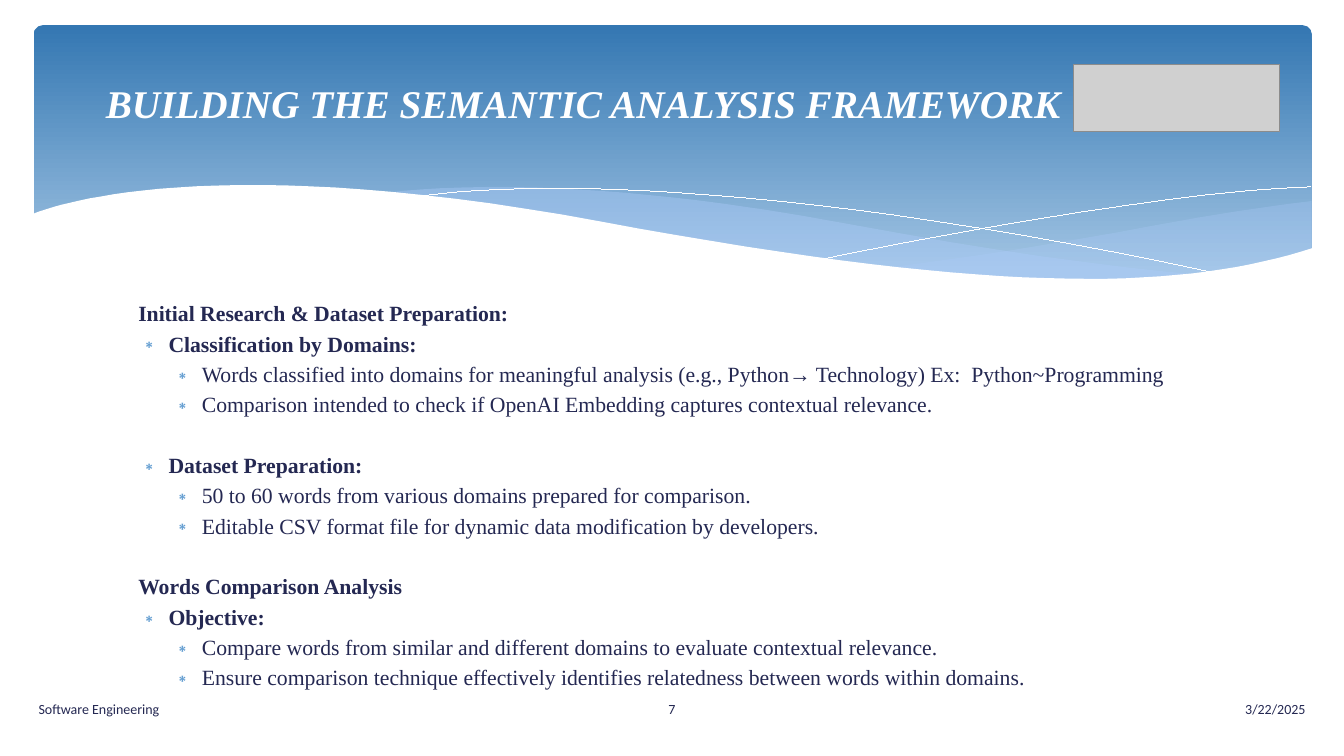
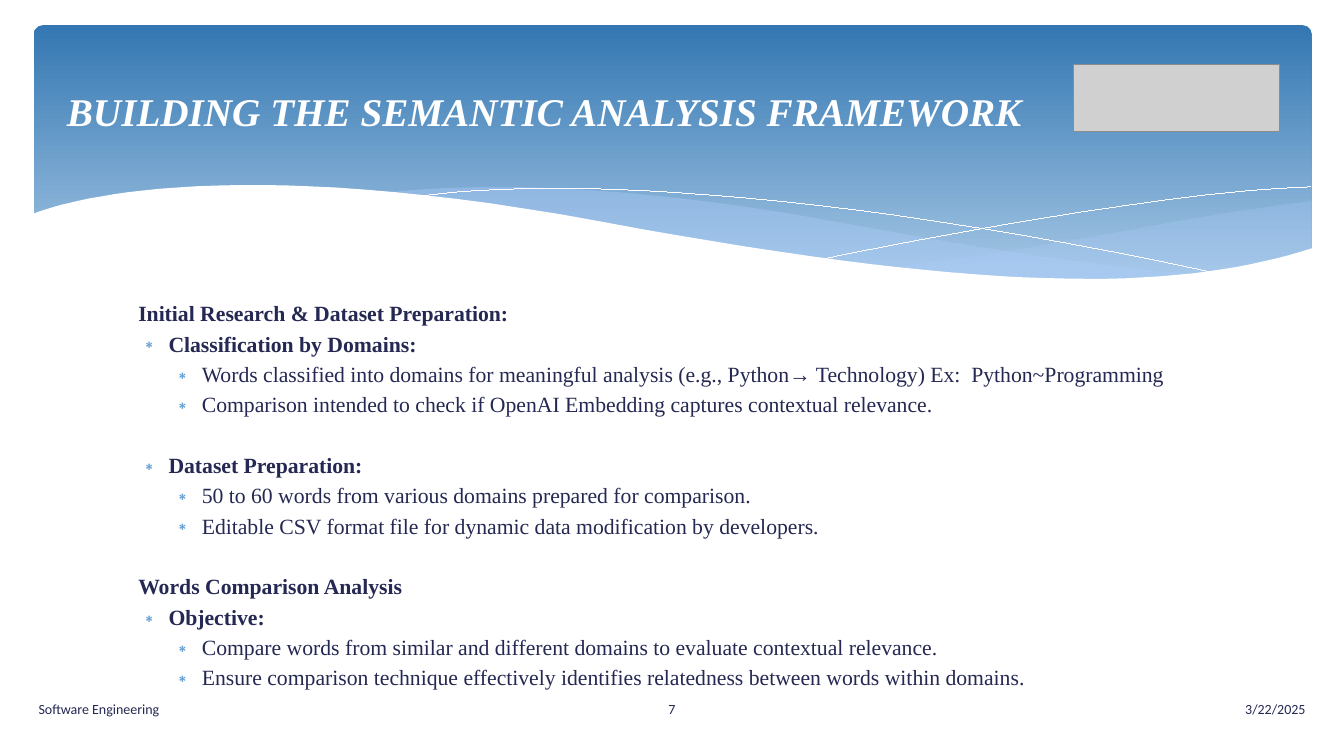
Before and after one commit to senthilmasters2024/Tech_Tweakers, a slide deck: slide 7 of SemanticAnalysisTextualData/SemanticAnalysisTextualData/Documentation/SemanticAnalysisTextualData.pptx. Drawn at 1344x756 pixels with LibreOffice and Linux fonts; fonts in the diff are those of the drawing; grey boxes stand for pictures. Boxes give left, top, right and bottom in pixels: in the first picture for what was removed or moved away, otherwise in the second. Text is boxed around its words. In the diff, an @@ line names an element or a change of style, - is before the commit and + after.

```diff
--- a/SemanticAnalysisTextualData/SemanticAnalysisTextualData/Documentation/SemanticAnalysisTextualData.pptx
+++ b/SemanticAnalysisTextualData/SemanticAnalysisTextualData/Documentation/SemanticAnalysisTextualData.pptx
@@ text "BUILDING THE SEMANTIC ANALYSIS FRAMEWORK": place and size @@
-text "BUILDING THE SEMANTIC ANALYSIS FRAMEWORK" at <box>106,92,1061,119</box>
+text "BUILDING THE SEMANTIC ANALYSIS FRAMEWORK" at <box>67,100,1022,127</box>
@@ text "BUILDING THE SEMANTIC ANALYSIS FRAMEWORK" at <box>67,100,1022,127</box>: alignment centre to left @@
```
Also in this commit, not shown: 13 other slides changed, 3 other files.
